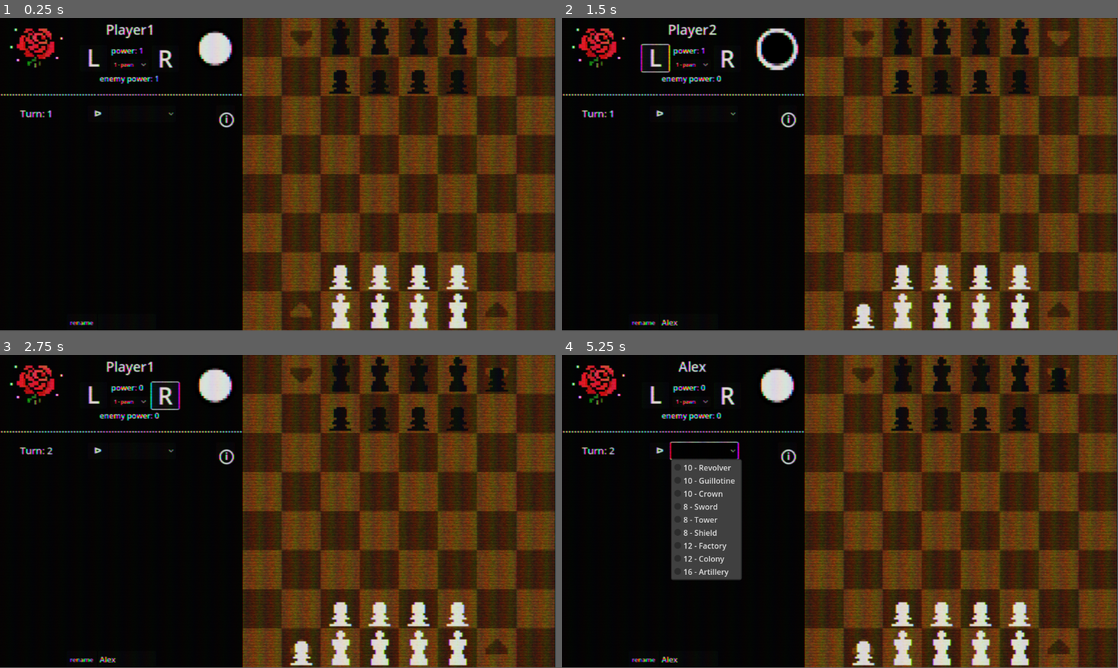
Above: before the commit, frames 1-4 (two rows, left to right).
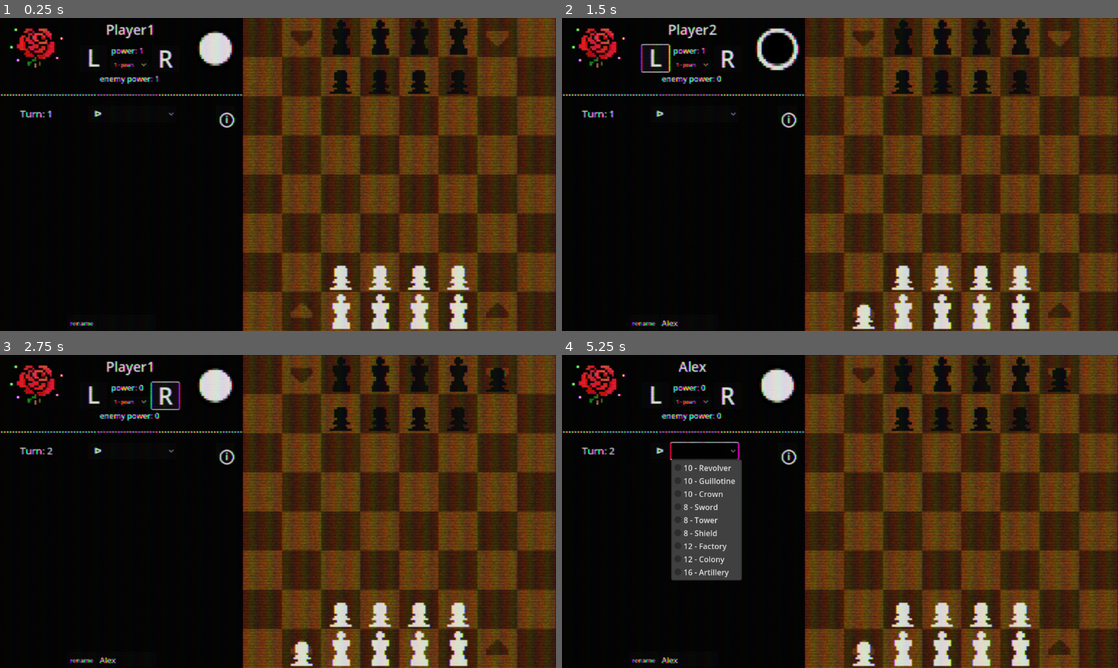
Above: after the commit, the same moments.

Repository: eshaw463/gschess
Game: Godot game, scene res://Scenes/main.tscn
The game is run twice, just before and just after one commit, with the same random seed, the same clock (stepped at 60 frames per second) and the same inputs.
Inputs (mouse positions are in pixels of both pictures, inside the frame that each line leads up to):
- Up to frame 1 (0.25 s): no input
- Up to frame 2 (1.5 s): click (689, 321) at 0.52 s; type "Alex" at 0.6 s; click (656, 58) at 1.25 s
- Up to frame 3 (2.75 s): click (166, 395) at 2 s
- Up to frame 4 (5.25 s): click "ᐅ" at 2.75 s; click "1 - pawn" at 3.5 s; click "rename" at 4.25 s; click (706, 452) at 5 s
In our replay, the window is 799x449 before the commit and 800x450 after it. These sizes can differ from the game's own. Grey fills any space a smaller window leaves; there, only what the larger window draws over its background counts as a difference.

The runs differ from the first frame. In frame 1, 56% of the frame differs, in the area x 0-100%, y 0-100%; in frame 2, 56%; in frame 3, 56%; in frame 4, 56%.

Commit message:
Added win screens, renamed project, adjusted viewport resizing

Diff:
--- a/Scenes/chess.gd
+++ b/Scenes/chess.gd
@@ -174,9 +174,9 @@
 			if board[n][m] < 0:
 				b_loss = false
 	if (w_loss):   #DISPLAY WIN SCREENS HERE
-		pass
+		OS.alert("Black Wins! Reopen game to reset","Black Wins")
 	if (b_loss):
-		pass
+		OS.alert("White Wins! Reopen game to reset","White Wins")
 
 
 #CHANGE TURN
--- a/Scenes/main.tscn
+++ b/Scenes/main.tscn
@@ -13,80 +13,80 @@
 [ext_resource type="Texture2D" uid="uid://cs48ggqviwngn" path="res://Assets/blankUpgrade.png" id="10_6iyac"]
 [ext_resource type="Texture2D" uid="uid://clnu0wcrgyjwg" path="res://Assets/ui.png" id="10_hptm8"]
 
-[sub_resource type="StyleBoxEmpty" id="StyleBoxEmpty_vp5if"]
-
-[sub_resource type="StyleBoxEmpty" id="StyleBoxEmpty_s8r64"]
+[sub_resource type="StyleBoxTexture" id="StyleBoxTexture_kgqrv"]
+texture = ExtResource("1_3khqn")
+
+[sub_resource type="StyleBoxTexture" id="StyleBoxTexture_xu268"]
+texture = ExtResource("1_3khqn")
 
 [sub_resource type="StyleBoxTexture" id="StyleBoxTexture_djh8o"]
 texture = ExtResource("1_3khqn")
 
-[sub_resource type="StyleBoxTexture" id="StyleBoxTexture_xu268"]
-texture = ExtResource("1_3khqn")
-
-[sub_resource type="StyleBoxTexture" id="StyleBoxTexture_kgqrv"]
-texture = ExtResource("1_3khqn")
+[sub_resource type="StyleBoxEmpty" id="StyleBoxEmpty_s8r64"]
+
+[sub_resource type="StyleBoxEmpty" id="StyleBoxEmpty_vp5if"]
+
+[sub_resource type="StyleBoxTexture" id="StyleBoxTexture_rn6hk"]
+texture = ExtResource("2_75nc3")
+
+[sub_resource type="StyleBoxTexture" id="StyleBoxTexture_dj85t"]
+texture = ExtResource("2_75nc3")
 
 [sub_resource type="StyleBoxTexture" id="StyleBoxTexture_r62nm"]
 texture = ExtResource("2_75nc3")
 
-[sub_resource type="StyleBoxTexture" id="StyleBoxTexture_dj85t"]
-texture = ExtResource("2_75nc3")
-
-[sub_resource type="StyleBoxTexture" id="StyleBoxTexture_rn6hk"]
-texture = ExtResource("2_75nc3")
+[sub_resource type="StyleBoxTexture" id="StyleBoxTexture_6730i"]
+texture = ExtResource("3_a7xec")
+
+[sub_resource type="StyleBoxTexture" id="StyleBoxTexture_oeqcr"]
+texture = ExtResource("3_a7xec")
 
 [sub_resource type="StyleBoxTexture" id="StyleBoxTexture_xahkn"]
 texture = ExtResource("3_a7xec")
 
-[sub_resource type="StyleBoxTexture" id="StyleBoxTexture_oeqcr"]
-texture = ExtResource("3_a7xec")
-
-[sub_resource type="StyleBoxTexture" id="StyleBoxTexture_6730i"]
-texture = ExtResource("3_a7xec")
+[sub_resource type="StyleBoxTexture" id="StyleBoxTexture_fj2iu"]
+texture = ExtResource("4_2yafp")
+
+[sub_resource type="StyleBoxTexture" id="StyleBoxTexture_mj4nn"]
+texture = ExtResource("4_2yafp")
 
 [sub_resource type="StyleBoxTexture" id="StyleBoxTexture_jh1bq"]
 texture = ExtResource("4_2yafp")
 
-[sub_resource type="StyleBoxTexture" id="StyleBoxTexture_mj4nn"]
-texture = ExtResource("4_2yafp")
-
-[sub_resource type="StyleBoxTexture" id="StyleBoxTexture_fj2iu"]
-texture = ExtResource("4_2yafp")
+[sub_resource type="StyleBoxTexture" id="StyleBoxTexture_5lcsg"]
+texture = ExtResource("5_cqk1v")
+
+[sub_resource type="StyleBoxTexture" id="StyleBoxTexture_krrsb"]
+texture = ExtResource("5_cqk1v")
 
 [sub_resource type="StyleBoxTexture" id="StyleBoxTexture_0e7vx"]
 texture = ExtResource("5_cqk1v")
 
-[sub_resource type="StyleBoxTexture" id="StyleBoxTexture_krrsb"]
-texture = ExtResource("5_cqk1v")
-
-[sub_resource type="StyleBoxTexture" id="StyleBoxTexture_5lcsg"]
-texture = ExtResource("5_cqk1v")
+[sub_resource type="StyleBoxTexture" id="StyleBoxTexture_cnoic"]
+texture = ExtResource("6_cavfs")
+
+[sub_resource type="StyleBoxTexture" id="StyleBoxTexture_lj782"]
+texture = ExtResource("6_cavfs")
 
 [sub_resource type="StyleBoxTexture" id="StyleBoxTexture_cgwqf"]
 texture = ExtResource("6_cavfs")
 
-[sub_resource type="StyleBoxTexture" id="StyleBoxTexture_lj782"]
-texture = ExtResource("6_cavfs")
-
-[sub_resource type="StyleBoxTexture" id="StyleBoxTexture_cnoic"]
-texture = ExtResource("6_cavfs")
+[sub_resource type="StyleBoxTexture" id="StyleBoxTexture_peht4"]
+texture = ExtResource("7_wianj")
+
+[sub_resource type="StyleBoxTexture" id="StyleBoxTexture_cavm8"]
+texture = ExtResource("7_wianj")
 
 [sub_resource type="StyleBoxTexture" id="StyleBoxTexture_6mk8i"]
 texture = ExtResource("7_wianj")
 
-[sub_resource type="StyleBoxTexture" id="StyleBoxTexture_cavm8"]
-texture = ExtResource("7_wianj")
-
-[sub_resource type="StyleBoxTexture" id="StyleBoxTexture_peht4"]
-texture = ExtResource("7_wianj")
-
-[sub_resource type="StyleBoxTexture" id="StyleBoxTexture_uj42o"]
+[sub_resource type="StyleBoxTexture" id="StyleBoxTexture_vgg4r"]
 texture = ExtResource("8_df1ci")
 
 [sub_resource type="StyleBoxTexture" id="StyleBoxTexture_etk7k"]
 texture = ExtResource("8_df1ci")
 
-[sub_resource type="StyleBoxTexture" id="StyleBoxTexture_vgg4r"]
+[sub_resource type="StyleBoxTexture" id="StyleBoxTexture_uj42o"]
 texture = ExtResource("8_df1ci")
 
 [sub_resource type="GDScript" id="GDScript_hptm8"]
@@ -123,44 +123,44 @@
 layout_mode = 0
 offset_right = 100.0
 offset_bottom = 100.0
-theme_override_styles/focus = SubResource("StyleBoxEmpty_vp5if")
-theme_override_styles/disabled = SubResource("StyleBoxEmpty_s8r64")
+theme_override_styles/normal = SubResource("StyleBoxTexture_kgqrv")
+theme_override_styles/pressed = SubResource("StyleBoxTexture_xu268")
 theme_override_styles/hover = SubResource("StyleBoxTexture_djh8o")
-theme_override_styles/pressed = SubResource("StyleBoxTexture_xu268")
-theme_override_styles/normal = SubResource("StyleBoxTexture_kgqrv")
+theme_override_styles/disabled = SubResource("StyleBoxEmpty_s8r64")
+theme_override_styles/focus = SubResource("StyleBoxEmpty_vp5if")
 
 [node name="3" type="Button" parent="CanvasLayer/white_pieces" groups=["white_pieces"]]
 layout_mode = 0
 offset_left = 100.0
 offset_right = 200.0
 offset_bottom = 100.0
-theme_override_styles/focus = SubResource("StyleBoxEmpty_vp5if")
-theme_override_styles/disabled = SubResource("StyleBoxEmpty_s8r64")
+theme_override_styles/normal = SubResource("StyleBoxTexture_rn6hk")
+theme_override_styles/pressed = SubResource("StyleBoxTexture_dj85t")
 theme_override_styles/hover = SubResource("StyleBoxTexture_r62nm")
-theme_override_styles/pressed = SubResource("StyleBoxTexture_dj85t")
-theme_override_styles/normal = SubResource("StyleBoxTexture_rn6hk")
+theme_override_styles/disabled = SubResource("StyleBoxEmpty_s8r64")
+theme_override_styles/focus = SubResource("StyleBoxEmpty_vp5if")
 
 [node name="4" type="Button" parent="CanvasLayer/white_pieces" groups=["white_pieces"]]
 layout_mode = 0
 offset_left = 200.0
 offset_right = 300.0
 offset_bottom = 100.0
-theme_override_styles/focus = SubResource("StyleBoxEmpty_vp5if")
-theme_override_styles/disabled = SubResource("StyleBoxEmpty_s8r64")
+theme_override_styles/normal = SubResource("StyleBoxTexture_6730i")
+theme_override_styles/pressed = SubResource("StyleBoxTexture_oeqcr")
 theme_override_styles/hover = SubResource("StyleBoxTexture_xahkn")
-theme_override_styles/pressed = SubResource("StyleBoxTexture_oeqcr")
-theme_override_styles/normal = SubResource("StyleBoxTexture_6730i")
+theme_override_styles/disabled = SubResource("StyleBoxEmpty_s8r64")
+theme_override_styles/focus = SubResource("StyleBoxEmpty_vp5if")
 
 [node name="5" type="Button" parent="CanvasLayer/white_pieces" groups=["white_pieces"]]
 layout_mode = 0
 offset_left = 300.0
 offset_right = 400.0
 offset_bottom = 100.0
-theme_override_styles/focus = SubResource("StyleBoxEmpty_vp5if")
-theme_override_styles/disabled = SubResource("StyleBoxEmpty_s8r64")
+theme_override_styles/normal = SubResource("StyleBoxTexture_fj2iu")
+theme_override_styles/pressed = SubResource("StyleBoxTexture_mj4nn")
 theme_override_styles/hover = SubResource("StyleBoxTexture_jh1bq")
-theme_override_styles/pressed = SubResource("StyleBoxTexture_mj4nn")
-theme_override_styles/normal = SubResource("StyleBoxTexture_fj2iu")
+theme_override_styles/disabled = SubResource("StyleBoxEmpty_s8r64")
+theme_override_styles/focus = SubResource("StyleBoxEmpty_vp5if")
 
 [node name="black_pieces" type="Control" parent="CanvasLayer"]
 visible = false
@@ -181,44 +181,44 @@
 layout_mode = 0
 offset_right = 100.0
 offset_bottom = 100.0
-theme_override_styles/focus = SubResource("StyleBoxEmpty_vp5if")
-theme_override_styles/disabled = SubResource("StyleBoxEmpty_s8r64")
+theme_override_styles/normal = SubResource("StyleBoxTexture_5lcsg")
+theme_override_styles/pressed = SubResource("StyleBoxTexture_krrsb")
 theme_override_styles/hover = SubResource("StyleBoxTexture_0e7vx")
-theme_override_styles/pressed = SubResource("StyleBoxTexture_krrsb")
-theme_override_styles/normal = SubResource("StyleBoxTexture_5lcsg")
+theme_override_styles/disabled = SubResource("StyleBoxEmpty_s8r64")
+theme_override_styles/focus = SubResource("StyleBoxEmpty_vp5if")
 
 [node name="3" type="Button" parent="CanvasLayer/black_pieces" groups=["black_pieces"]]
 layout_mode = 0
 offset_left = 100.0
 offset_right = 200.0
 offset_bottom = 100.0
-theme_override_styles/focus = SubResource("StyleBoxEmpty_vp5if")
-theme_override_styles/disabled = SubResource("StyleBoxEmpty_s8r64")
+theme_override_styles/normal = SubResource("StyleBoxTexture_cnoic")
+theme_override_styles/pressed = SubResource("StyleBoxTexture_lj782")
 theme_override_styles/hover = SubResource("StyleBoxTexture_cgwqf")
-theme_override_styles/pressed = SubResource("StyleBoxTexture_lj782")
-theme_override_styles/normal = SubResource("StyleBoxTexture_cnoic")
+theme_override_styles/disabled = SubResource("StyleBoxEmpty_s8r64")
+theme_override_styles/focus = SubResource("StyleBoxEmpty_vp5if")
 
 [node name="4" type="Button" parent="CanvasLayer/black_pieces" groups=["black_pieces"]]
 layout_mode = 0
 offset_left = 200.0
 offset_right = 300.0
 offset_bottom = 100.0
-theme_override_styles/focus = SubResource("StyleBoxEmpty_vp5if")
-theme_override_styles/disabled = SubResource("StyleBoxEmpty_s8r64")
+theme_override_styles/normal = SubResource("StyleBoxTexture_peht4")
+theme_override_styles/pressed = SubResource("StyleBoxTexture_cavm8")
 theme_override_styles/hover = SubResource("StyleBoxTexture_6mk8i")
-theme_override_styles/pressed = SubResource("StyleBoxTexture_cavm8")
-theme_override_styles/normal = SubResource("StyleBoxTexture_peht4")
+theme_override_styles/disabled = SubResource("StyleBoxEmpty_s8r64")
+theme_override_styles/focus = SubResource("StyleBoxEmpty_vp5if")
 
 [node name="5" type="Button" parent="CanvasLayer/black_pieces" groups=["black_pieces"]]
 layout_mode = 0
 offset_left = 300.0
 offset_right = 400.0
 offset_bottom = 100.0
-theme_override_styles/focus = SubResource("StyleBoxEmpty_vp5if")
-theme_override_styles/disabled = SubResource("StyleBoxEmpty_s8r64")
+theme_override_styles/normal = SubResource("StyleBoxTexture_vgg4r")
+theme_override_styles/pressed = SubResource("StyleBoxTexture_etk7k")
 theme_override_styles/hover = SubResource("StyleBoxTexture_uj42o")
-theme_override_styles/pressed = SubResource("StyleBoxTexture_etk7k")
-theme_override_styles/normal = SubResource("StyleBoxTexture_vgg4r")
+theme_override_styles/disabled = SubResource("StyleBoxEmpty_s8r64")
+theme_override_styles/focus = SubResource("StyleBoxEmpty_vp5if")
 
 [node name="UI" type="Control" parent="CanvasLayer"]
 layout_mode = 3
--- a/project.godot
+++ b/project.godot
@@ -10,14 +10,18 @@
 
 [application]
 
-config/name="Chess_tutorial"
+config/name="gschess"
 run/main_scene="res://Scenes/main.tscn"
-config/features=PackedStringArray("4.4", "Forward Plus")
+config/features=PackedStringArray("4.5", "Forward Plus")
 config/icon="res://icon.svg"
 
 [autoload]
 
 flowerwall_crt="*res://addons/flowerwall_postprocess/scenes/flowerwall_pp.tscn"
+
+[display]
+
+window/stretch/mode="viewport"
 
 [editor_plugins]
 
